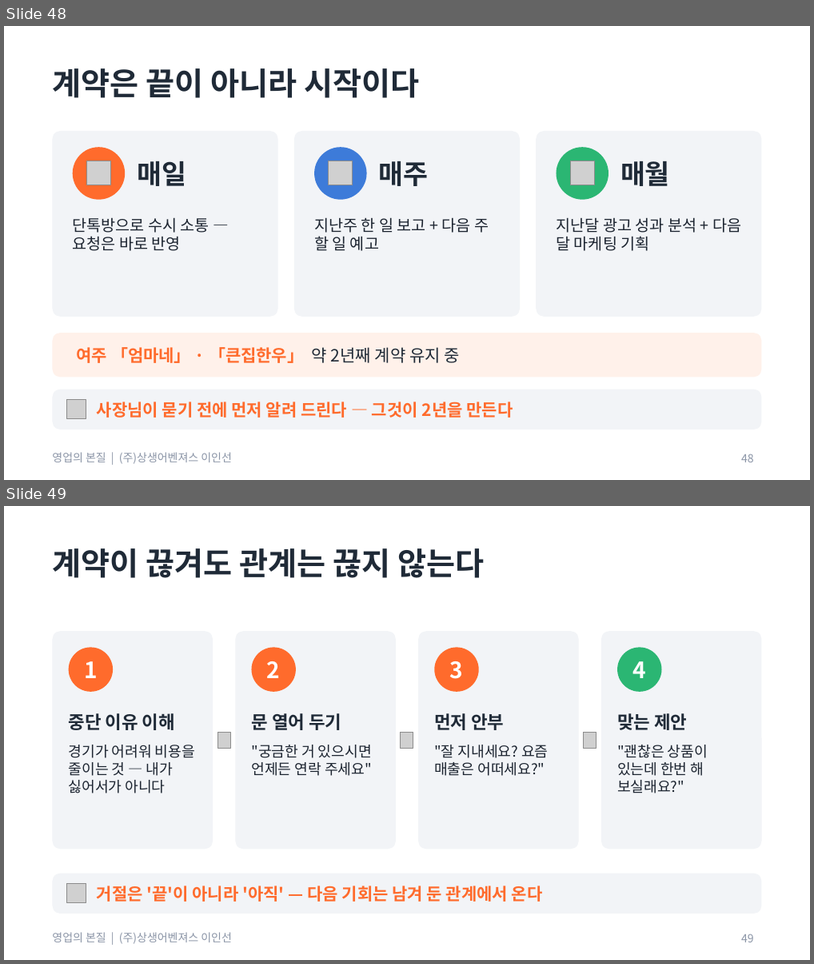
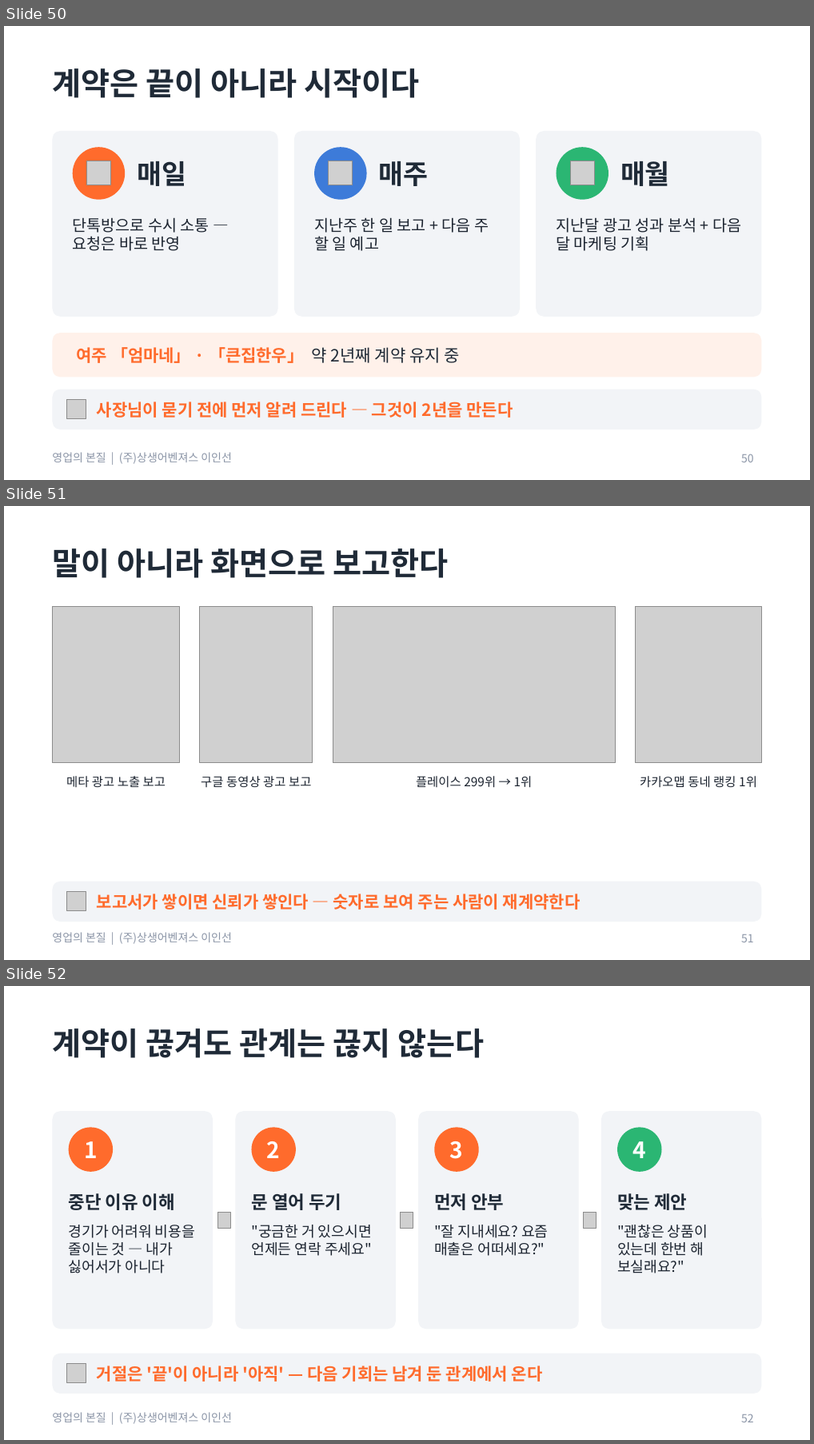
Before and after one commit to aspirinx79-crypto/cmo, a slide deck: docs/sales/영업의_본질_교육자료.pptx. Shown one above the other, each under a label of ours: slides 48 and 49 before the commit, slides 50, 51 and 52 after it. The pictures are 814x964 and 814x1444 pixels, drawn with LibreOffice and Linux fonts; fonts in the diff are those of the drawing; grey boxes stand for pictures. Boxes give left, top, right and bottom in pixels: in the first picture for what was removed or moved away, otherwise in the second. Text is boxed around its words. In the diff, an @@ line names an element or a change of style, - is before the commit and + after.

```diff
--- a/docs/sales/영업의_본질_교육자료.pptx
+++ b/docs/sales/영업의_본질_교육자료.pptx
@@ slide 51 added at [4, 506, 810, 960], background #FFFFFF; not listed: 1 template element that a slide beside it also shows @@
@@ title added at [52, 548, 448, 578], 28 pt, text #1F2A37, bold @@
+말이 아니라 화면으로 보고한다
@@ picture added at [52, 607, 180, 763] @@
@@ picture added at [200, 607, 313, 763] @@
@@ picture added at [333, 607, 615, 763] @@
@@ picture added at [635, 607, 762, 763] @@
@@ text added at [66, 776, 166, 787], 11 pt, text #1C2430 @@
+메타 광고 노출 보고
@@ text added at [201, 776, 311, 787], 11 pt, text #1C2430 @@
+구글 동영상 광고 보고
@@ text added at [416, 776, 533, 788], 11 pt, text #1C2430 @@
+플레이스 299위 → 1위
@@ text added at [640, 776, 758, 788], 11 pt, text #1C2430 @@
+카카오맵 동네 랭킹 1위
@@ rounded rectangle added at [52, 881, 762, 921], fill #F2F4F7 @@
@@ picture added at [67, 892, 86, 911] @@
@@ text added at [97, 893, 581, 909], 15 pt, text #FF6B2C, bold @@
+보고서가 쌓이면 신뢰가 쌓인다 — 숫자로 보여 주는 사람이 재계약한다
@@ page number added at [742, 934, 754, 942], 10 pt, text #8A94A6 @@
+51
@@ what was slide 48 is now slide 50 @@
@@ page number at [742, 453, 754, 462]: text changed @@
-48
+50
@@ what was slide 49 is now slide 52 @@
@@ page number at [742, 1413, 754, 1422]: text changed @@
-49
+52
```
Also in this commit, not shown: 3 other slides added, 22 other files.
